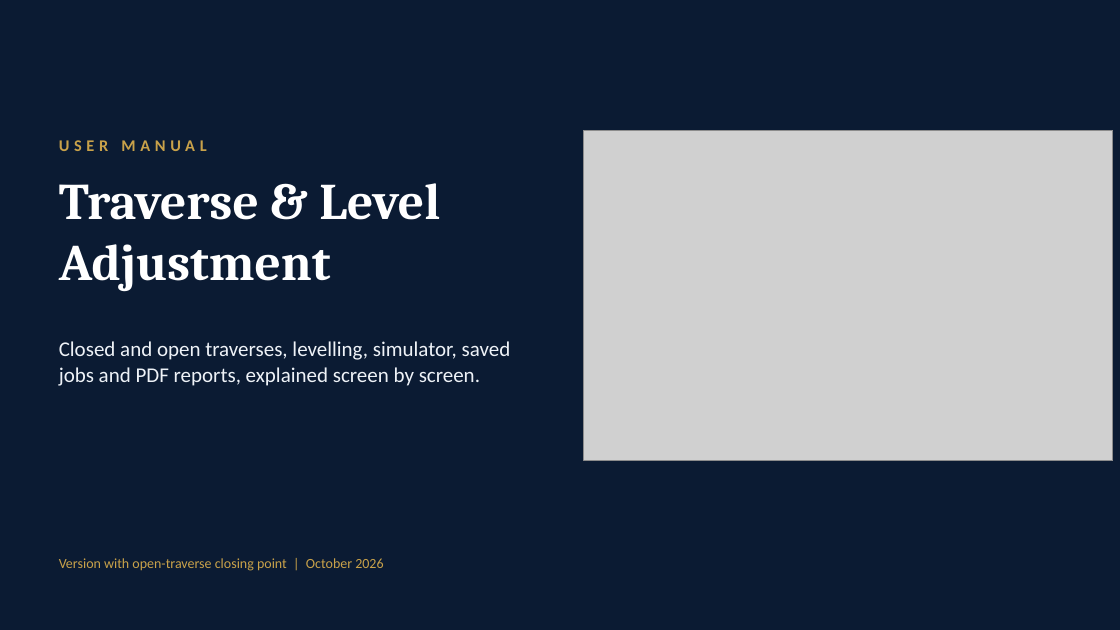
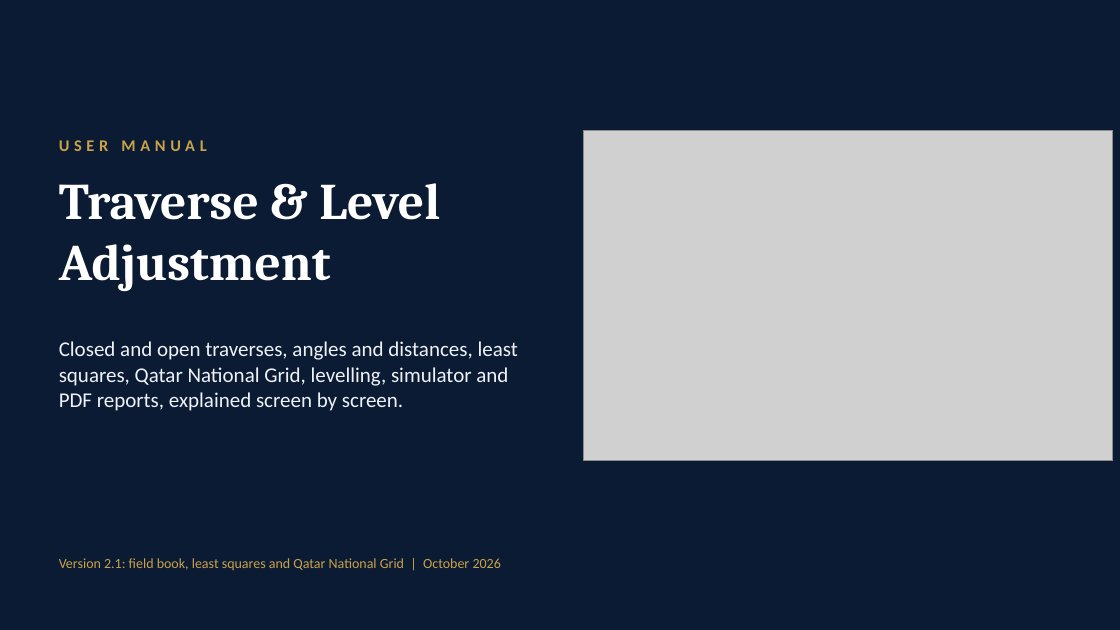
Before and after one commit to Asjad-Mehmood/KML-WEBSITE-, a slide deck: slide 1 of public/traverse/Traverse-Level-User-Manual.pptx. Drawn at 1120x630 pixels with LibreOffice and Linux fonts; fonts in the diff are those of the drawing; grey boxes stand for pictures. Boxes give left, top, right and bottom in pixels: in the first picture for what was removed or moved away, otherwise in the second. Text is boxed around its words. In the diff, an @@ line names an element or a change of style, - is before the commit and + after.

```diff
--- a/public/traverse/Traverse-Level-User-Manual.pptx
+++ b/public/traverse/Traverse-Level-User-Manual.pptx
@@ text at [59,341,518,411]: text changed @@
-Closed and open traverses, levelling, simulator, saved jobs and PDF reports, explained screen by screen.
+Closed and open traverses, angles and distances, least squares, Qatar National Grid, levelling, simulator and PDF reports, explained screen by screen.
@@ text at [59,558,501,570]: text changed @@
-Version with open-traverse closing point | October 2026
+Version 2.1: field book, least squares and Qatar National Grid | October 2026
```
Also in this commit, not shown: 13 other slides changed, 9 slides added, 22 other files.
